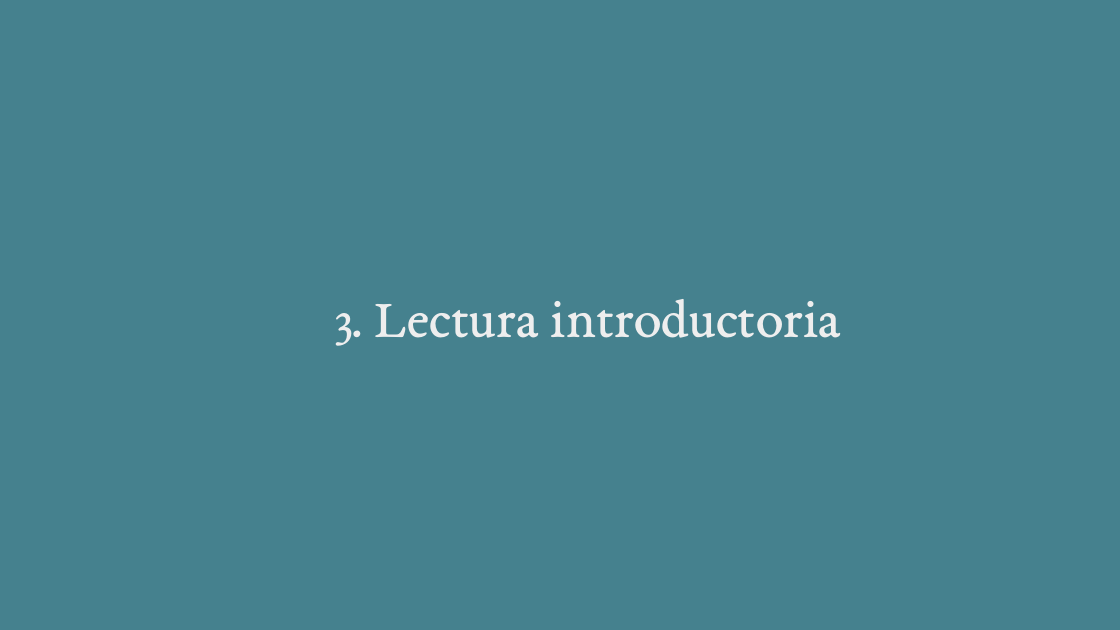
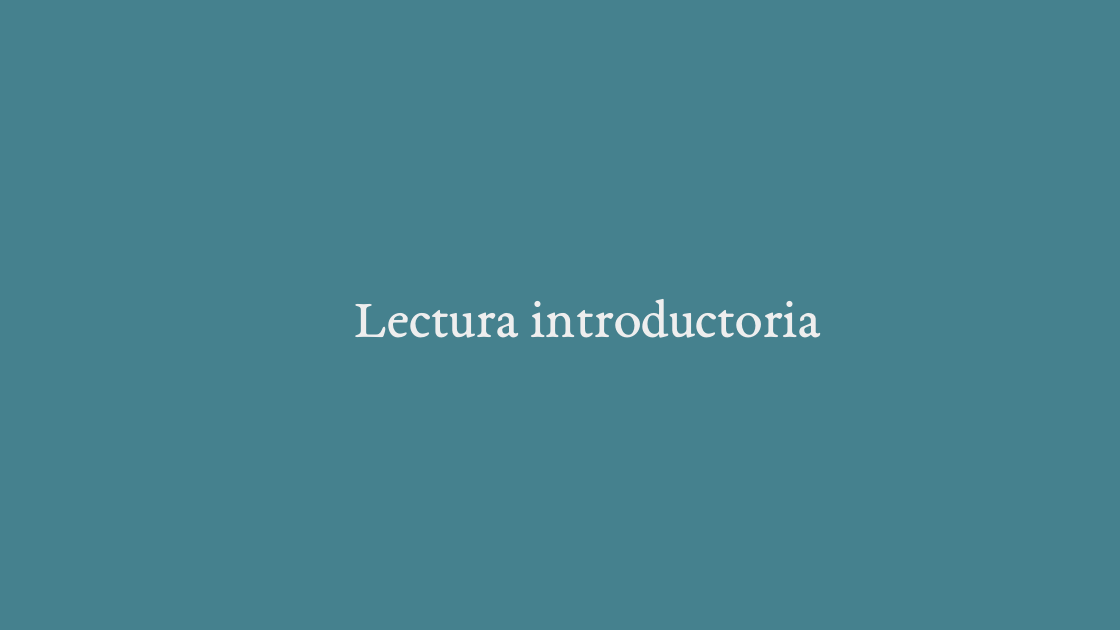
Before and after one commit to KAravena/udp-magister-visualizacion-datos-r, a slide deck: slide 10 of clases/clase_00/clase_00.pptx. Drawn at 1120x630 pixels with LibreOffice and Linux fonts; fonts in the diff are those of the drawing. Boxes give left, top, right and bottom in pixels: in the first picture for what was removed or moved away, otherwise in the second. Text is boxed around its words. In the diff, an @@ line names an element or a change of style, - is before the commit and + after.

```diff
--- a/clases/clase_00/clase_00.pptx
+++ b/clases/clase_00/clase_00.pptx
@@ title at (355,299,822,338): text changed @@
-3. Lectura introductoria
+Lectura introductoria
```
Also in this commit, not shown: 3 other slides changed, 2 slides added, 2 slides removed, 37 other files.
